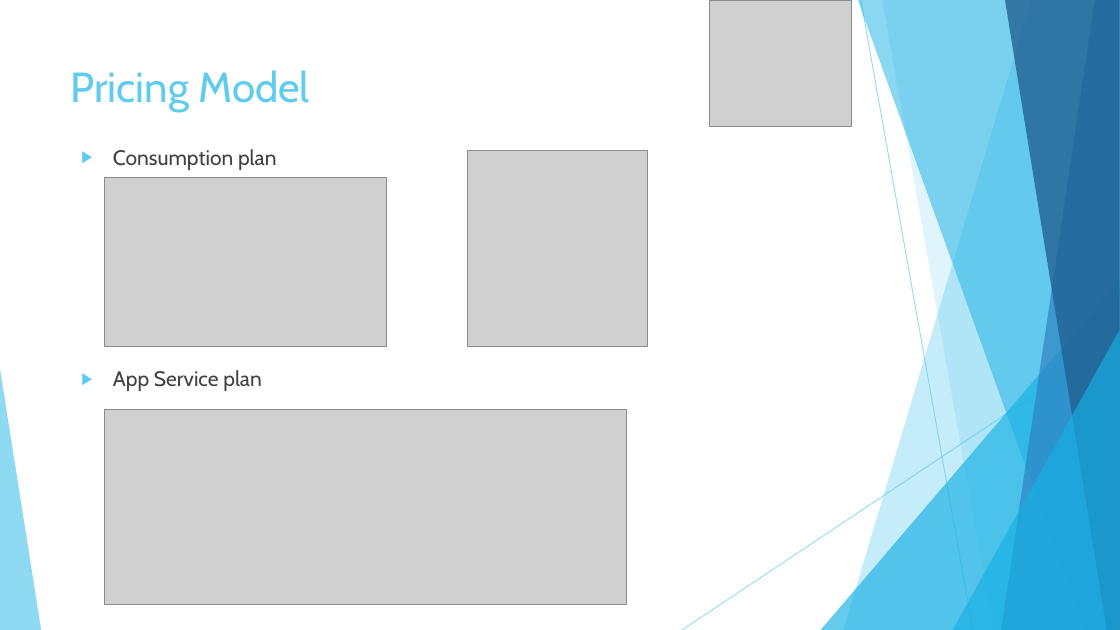
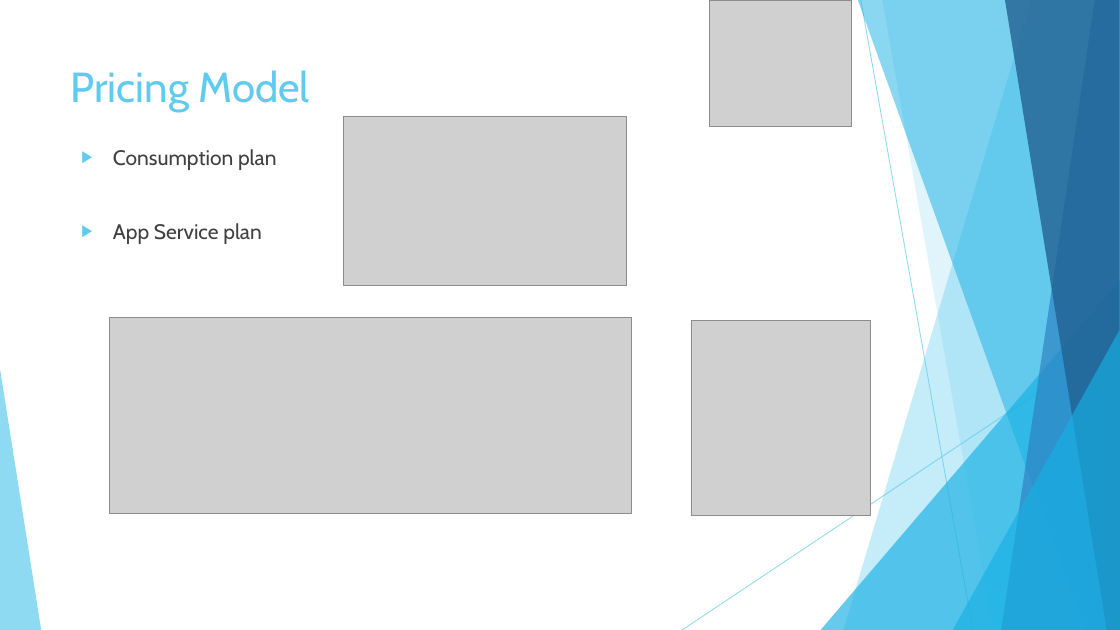
Before and after one commit to bwwilliam/2018bootcamp, a slide deck: slide 6 of Azure Functions.pptx. Drawn at 1120x630 pixels with LibreOffice and Linux fonts; fonts in the diff are those of the drawing; grey boxes stand for pictures. Boxes give left, top, right and bottom in pixels: in the first picture for what was removed or moved away, otherwise in the second. Text is boxed around its words. In the diff, an @@ line names an element or a change of style, - is before the commit and + after.

Commit message:
Fixed layout.

```diff
--- a/Azure Functions.pptx
+++ b/Azure Functions.pptx
@@ picture: place and size @@
-picture at [104,177,386,346]
+picture at [344,117,626,286]
@@ text "Consumption plan" rewrapped from [113,149,276,391] to [113,149,276,244] @@
@@ picture: place and size @@
-picture at [104,409,626,605]
+picture at [109,318,631,514]
@@ picture: place and size @@
-picture at [468,150,648,346]
+picture at [691,321,871,517]
```
